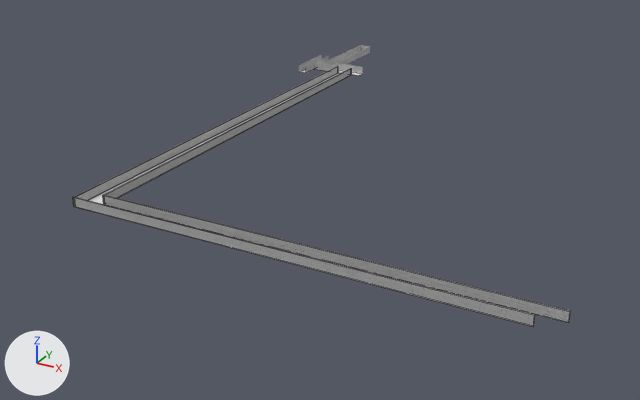
What one commit did to the Blender file Mazes/Level 1.blend.
The view is the same before and after, from a camera (50 mm lens) standing at (130.5, -231.1, 70.7) and looking at (39.3, -65.2, -12.2). The axes (+X, +Y, +Z) are drawn at lower left. The lights are the same throughout. Mesh edges are drawn as thin lines on the coarser meshes.
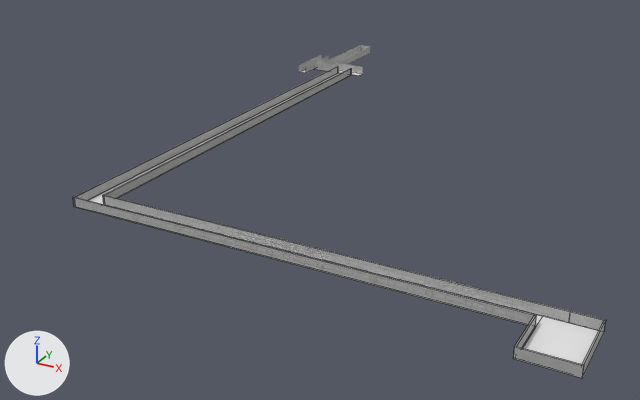
Boxes [x1, y1, x2, y2] around the edits, measured in the pictures (640 x 400 px):
```json
{"object": "Plane.004", "change": "added", "after": [103, 204, 599, 364]}
{"object": "Cube.014", "change": "added", "after": [513, 346, 584, 378]}
{"object": "Cube.015", "change": "added", "after": [569, 311, 606, 332]}
{"object": "Cube.016", "change": "added", "after": [583, 320, 606, 375]}
{"object": "Cube.013", "change": "added", "after": [515, 314, 537, 348]}
```

The change, as JSON lines over the scene's bpy script:
```json
{"op": "add", "block": "me_cube_017", "code": ["me_cube_017 = bpy.data.meshes.new('Cube.017')", "me_cube_017.from_pydata(...)  # a box spanning x -1.0..1.0, y 0.3..17.9, z -1.0..1.0", "me_cube_017.materials.append(mat_bricks_046)  # its picture is missing"]}
{"op": "add", "block": "me_cube_016", "code": ["me_cube_016 = bpy.data.meshes.new('Cube.016')", "me_cube_016.from_pydata(...)  # a box spanning x -1.0..1.0, y 6.25..13.38, z -1.0..1.0", "me_cube_016.materials.append(mat_bricks_046)  # its picture is missing"]}
{"op": "add", "block": "me_cube_015", "code": ["me_cube_015 = bpy.data.meshes.new('Cube.015')", "me_cube_015.from_pydata(...)  # a box spanning x -1.0..1.0, y 0.26..13.38, z -1.0..1.0", "me_cube_015.materials.append(mat_bricks_046)  # its picture is missing"]}
{"op": "add", "block": "me_plane_004", "code": ["me_plane_004 = bpy.data.meshes.new('Plane.004')", "me_plane_004.from_pydata(...)  # 9 vertices, 2 faces; spans x -1.1..96.5, y -10.9..2.4, z 0.0", "me_plane_004.materials.append(mat_cobblestone_floor_13)  # its picture is missing"]}
{"op": "add", "block": "ob_cube_016", "code": ["ob_cube_016 = bpy.data.objects.new('Cube.016', me_cube_017)", "ob_cube_016.location = (112.7, -123.7, 0.0)", "ob_cube_016.rotation_euler = (0.0, 0.0, 6.283)  # degrees (0, 0, 360)", "ob_cube_016.scale = (0.141, 0.748, 1.0)"]}
{"op": "add", "block": "ob_cube_015", "code": ["ob_cube_015 = bpy.data.objects.new('Cube.015', me_cube_016)", "ob_cube_015.location = (102.8, -110.2, 0.0)", "ob_cube_015.rotation_euler = (0.0, 0.0, 4.712)  # degrees (0, 0, 270)", "ob_cube_015.scale = (0.141, 0.748, 1.0)"]}
{"op": "add", "block": "ob_cube_014", "code": ["ob_cube_014 = bpy.data.objects.new('Cube.014', me_cube_015)", "ob_cube_014.location = (102.8, -123.7, 0.0)", "ob_cube_014.rotation_euler = (0.0, 0.0, 4.712)  # degrees (0, 0, 270)", "ob_cube_014.scale = (0.141, 0.748, 1.0)"]}
{"op": "add", "block": "ob_cube_013", "code": ["ob_cube_013 = bpy.data.objects.new('Cube.013', me_cube_015.copy())", "ob_cube_013.location = (103.1, -123.7, 0.0)", "ob_cube_013.rotation_euler = (0.0, 0.0, 6.283)  # degrees (0, 0, 360)", "ob_cube_013.scale = (0.141, 0.748, 1.0)"]}
{"op": "add", "block": "ob_plane_004", "code": ["ob_plane_004 = bpy.data.objects.new('Plane.004', me_plane_004)", "ob_plane_004.location = (16.0, -112.7, -1.0)"]}
```
